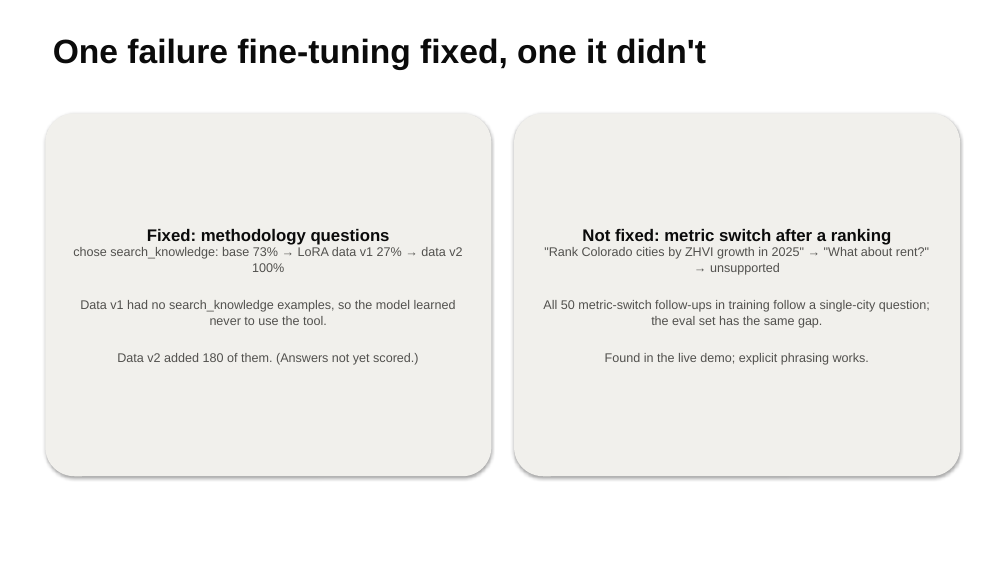
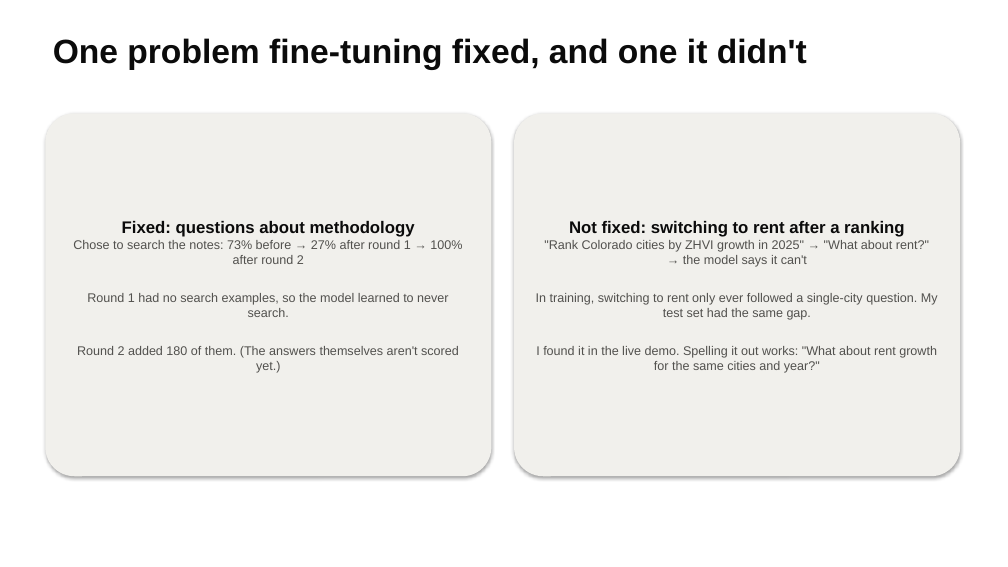
Before and after one commit to weimiao67/llm-class-final, a slide deck: slide 13 of docs/slides/housing-analyst.pptx. Drawn at 1008x567 pixels with LibreOffice and Linux fonts; fonts in the diff are those of the drawing. Boxes give left, top, right and bottom in pixels: in the first picture for what was removed or moved away, otherwise in the second. Text is boxed around its words. In the diff, an @@ line names an element or a change of style, - is before the commit and + after.

```diff
--- a/docs/slides/housing-analyst.pptx
+++ b/docs/slides/housing-analyst.pptx
@@ text at (x1=53, y1=38, x2=807, y2=70): text changed @@
-One failure fine-tuning fixed, one it didn't
+One problem fine-tuning fixed, and one it didn't
@@ text in rounded rectangle at (x1=73, y1=221, x2=462, y2=373): text changed @@
-Fixed: methodology questions
-chose search_knowledge: base 73% → LoRA data v1 27% → data v2 100%
-Data v1 had no search_knowledge examples, so the model learned never to use the tool.
-Data v2 added 180 of them. (Answers not yet scored.)
+Fixed: questions about methodology
+Chose to search the notes: 73% before → 27% after round 1 → 100% after round 2
+Round 1 had no search examples, so the model learned to never search.
+Round 2 added 180 of them. (The answers themselves aren't scored yet.)
@@ text in rounded rectangle at (x1=569, y1=221, x2=904, y2=237): text changed @@
-Not fixed: metric switch after a ranking
+Not fixed: switching to rent after a ranking
@@ text in rounded rectangle at (x1=536, y1=255, x2=938, y2=373): text changed @@
-→ unsupported
-All 50 metric-switch follow-ups in training follow a single-city question; the eval set has the same gap.
-Found in the live demo; explicit phrasing works.
+→ the model says it can't
+In training, switching to rent only ever followed a single-city question. My test set had the same gap.
+I found it in the live demo. Spelling it out works: "What about rent growth for the same cities and year?"
```
Also in this commit, not shown: 14 other slides changed, 1 other file.
